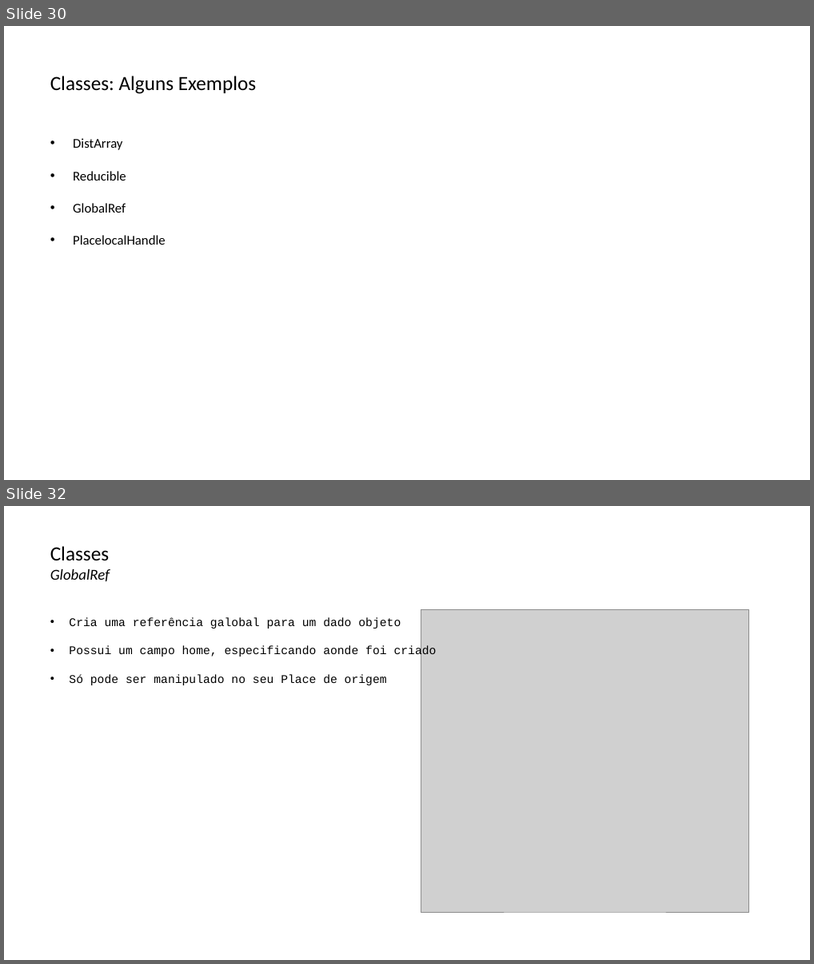
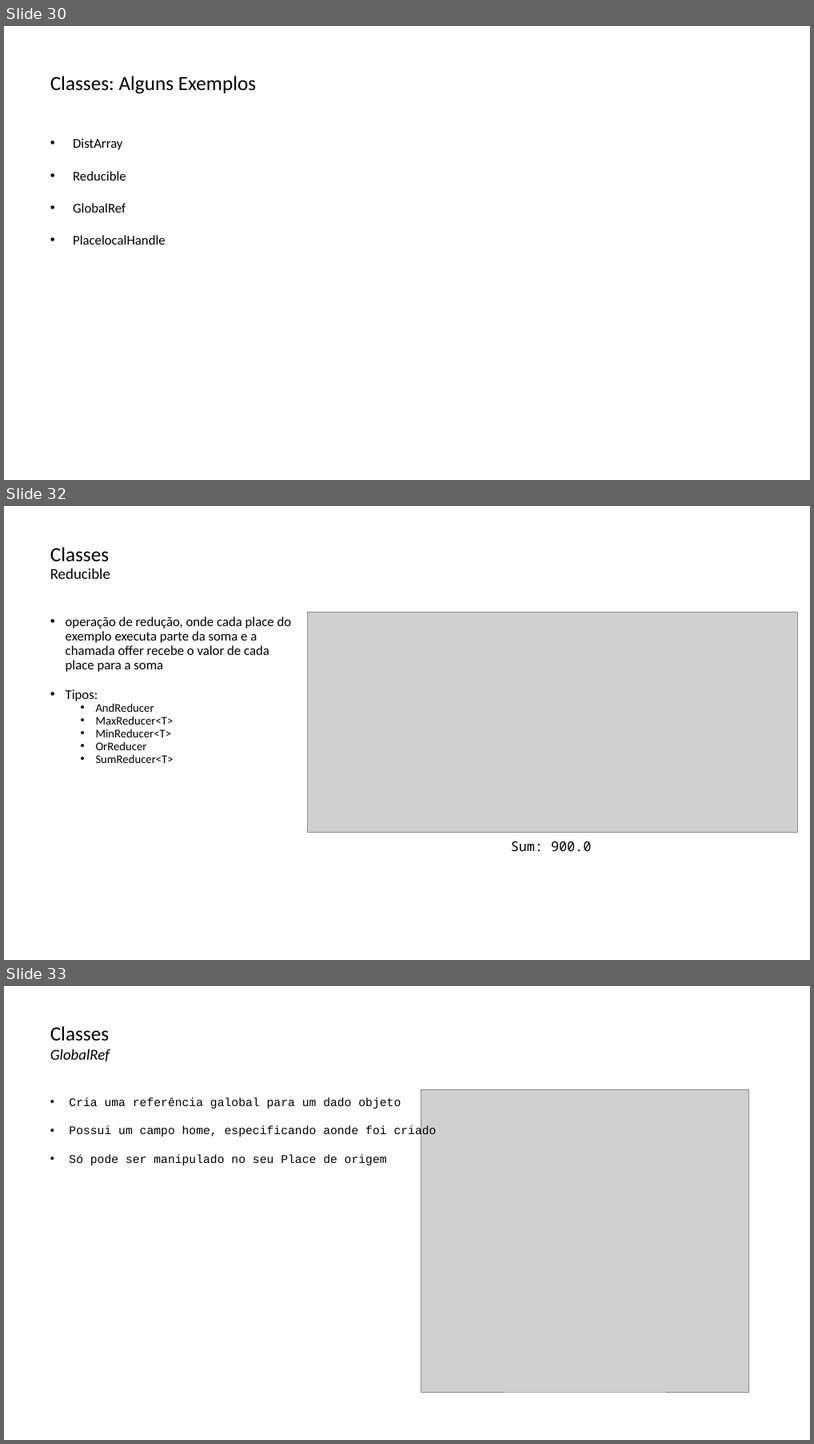
Before and after one commit to lquatrin/inf2591, a slide deck: x102.pptx. Shown one above the other, each under a label of ours: slides 30 and 32 before the commit, slides 30, 32 and 33 after it; the slides between them are not shown. The pictures are 814x964 and 814x1444 pixels, drawn with LibreOffice and Linux fonts; fonts in the diff are those of the drawing; grey boxes stand for pictures. Boxes give left, top, right and bottom in pixels: in the first picture for what was removed or moved away, otherwise in the second. Text is boxed around its words. In the diff, an @@ line names an element or a change of style, - is before the commit and + after.

```diff
--- a/x102.pptx
+++ b/x102.pptx
@@ slide 32 added at <box>4,506,810,960</box>, background #FFFFFF @@
@@ text added at <box>50,547,110,579</box>, 18 pt, text #000000 @@
+Classes
+Reducible
@@ text added at <box>66,616,292,763</box>, 16 pt, text #000000 @@
+• operação de redução, onde cada place do exemplo executa parte da soma e a chamada offer recebe o valor de cada place para a soma
+• Tipos:
+  • AndReducer
+  • MaxReducer<T>
+  • MinReducer<T>
+  • OrReducer
+  • SumReducer<T>
@@ picture added at <box>307,612,798,832</box> @@
@@ text added at <box>511,841,591,851</box>, 16 pt, text #000000 @@
+Sum: 900.0
@@ what was slide 32 is now slide 33 @@
```
Also in this commit, not shown: 1 slide changed, 1 other file.
